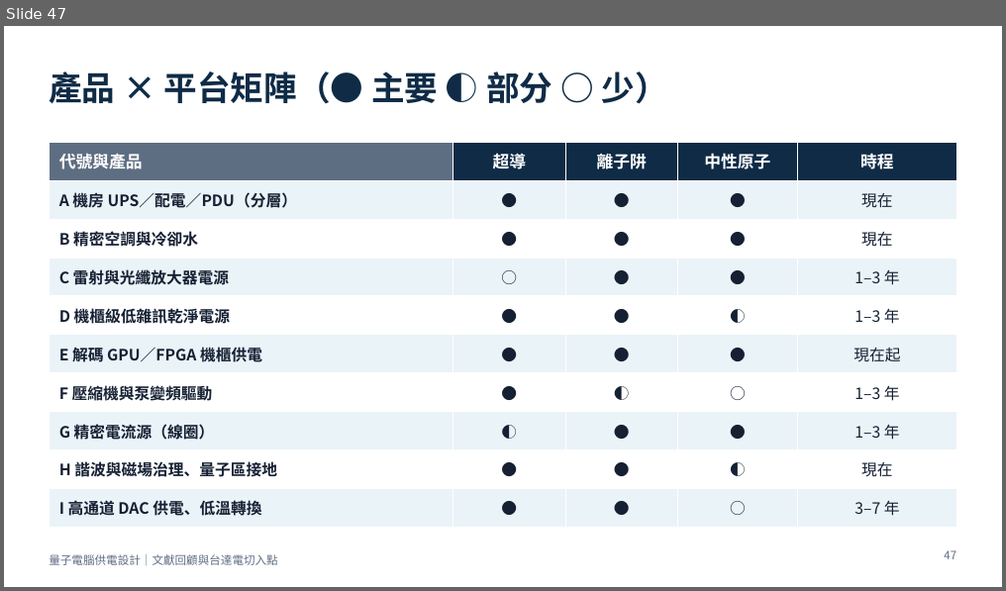
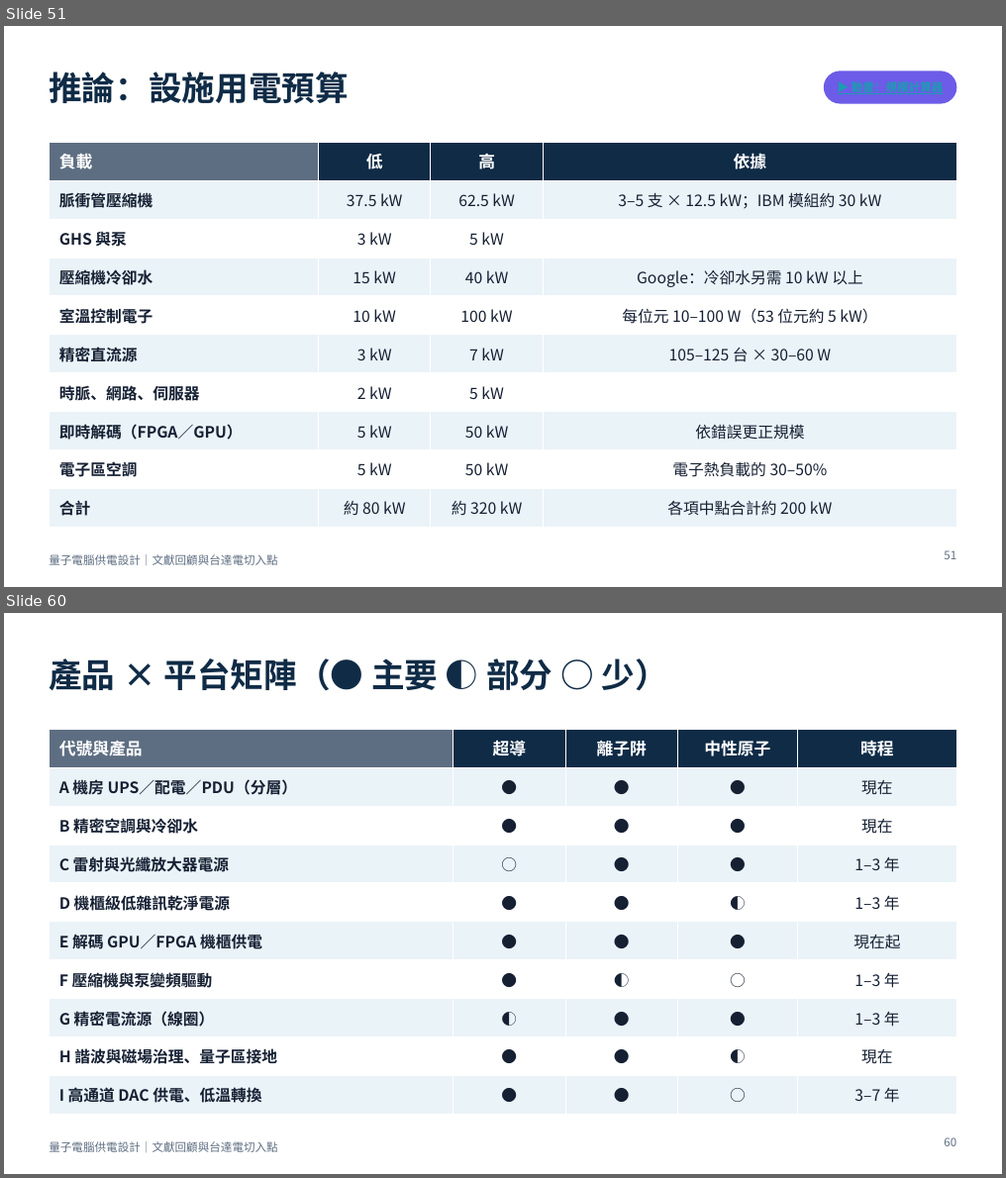
Before and after one commit to pcpcchen-coder/QuantumComputing, a slide deck: slides/output/qc-power-supply-delta.pptx. Shown one above the other, each under a label of ours: slide 47 before the commit, slides 51 and 60 after it; the slides between them are not shown. The pictures are 1006x591 and 1006x1178 pixels, drawn with LibreOffice and Linux fonts; fonts in the diff are those of the drawing. Boxes give left, top, right and bottom in pixels: in the first picture for what was removed or moved away, otherwise in the second. Text is boxed around its words. In the diff, an @@ line names an element or a change of style, - is before the commit and + after.

```diff
--- a/slides/output/qc-power-supply-delta.pptx
+++ b/slides/output/qc-power-supply-delta.pptx
@@ slide 51 added at [4, 26, 1002, 587], background #FFFFFF; not listed: 1 template element that a slide beside it also shows @@
@@ title added at [49, 72, 348, 103], 32 pt, text #0F2B46, bold @@
+推論：設施用電預算
@@ rounded rectangle added at [824, 71, 957, 104], fill #6C5CE7 @@
@@ table added at [49, 142, 957, 520], 10 rows, 4 columns @@
+負載 | 低 | 高 | 依據
+脈衝管壓縮機 | 37.5 kW | 62.5 kW | 3–5 支 × 12.5 kW；IBM 模組約 30 kW
+GHS 與泵 | 3 kW | 5 kW | 
+壓縮機冷卻水 | 15 kW | 40 kW | Google：冷卻水另需 10 kW 以上
+室溫控制電子 | 10 kW | 100 kW | 每位元 10–100 W（53 位元約 5 kW）
+精密直流源 | 3 kW | 7 kW | 105–125 台 × 30–60 W
+時脈、網路、伺服器 | 2 kW | 5 kW | 
+即時解碼（FPGA／GPU） | 5 kW | 50 kW | 依錯誤更正規模
+電子區空調 | 5 kW | 50 kW | 電子熱負載的 30–50%
+合計 | 約 80 kW | 約 320 kW | 各項中點合計約 200 kW
@@ page number added at [944, 551, 956, 560], 11 pt, text #5E6E82 @@
+51
@@ what was slide 47 is now slide 60 @@
@@ page number at [944, 1138, 956, 1147]: text changed @@
-47
+60
```
Also in this commit, not shown: 4 slides changed, 12 other slides added, 10 other files.
